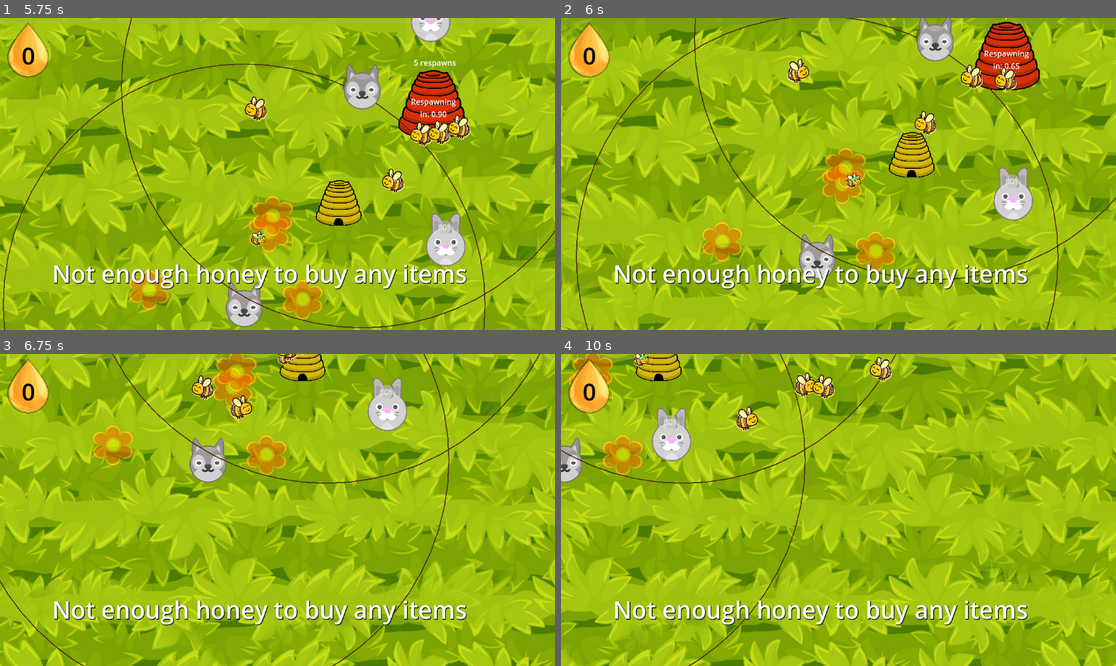
Above: before the commit, frames 1-4 (two rows, left to right).
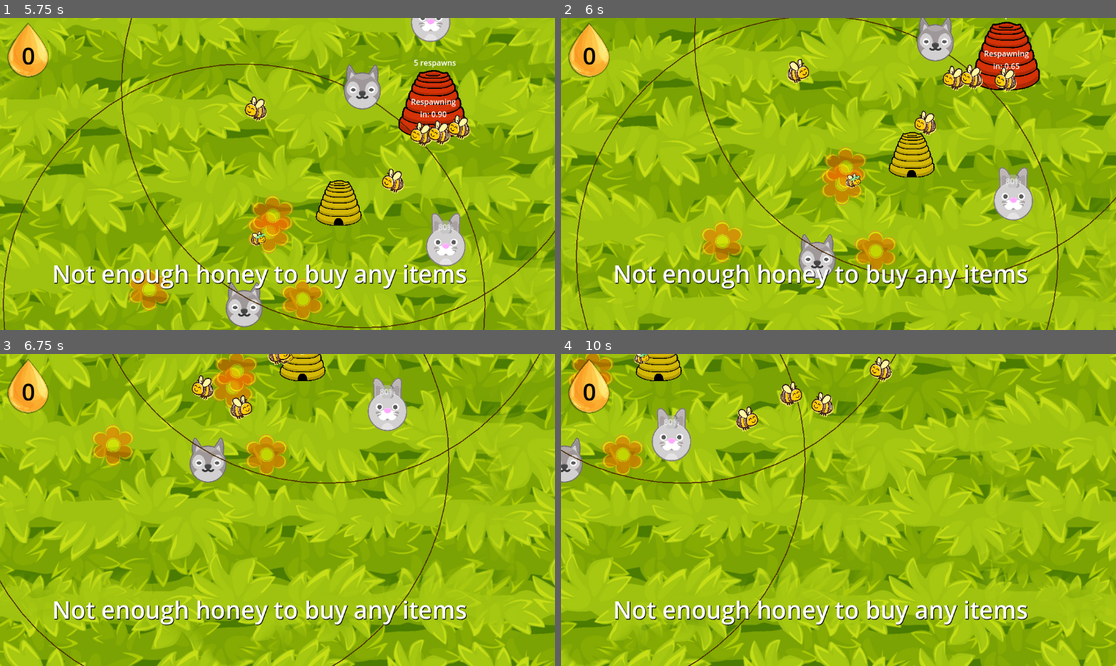
Above: after the commit, the same moments.

Repository: jam53/GMTK-Gamejam-2024
Game: Godot game, scene res://scenes/main_menu.tscn
Two runs of this game, one before a commit and one after it. Both use one fixed random seed, a clock stepped at 60 frames per second and the inputs below.
Inputs (mouse positions are in pixels of both pictures, inside the frame that each line leads up to):
- Up to frame 1 (5.75 s): click "Play" at 0.5 s; move the mouse to (255, 308) at 1.27 s; press the mouse at (255, 308) at 1.28 s; hold D (right) 1.28-2.03 s; move the mouse to (199, 89) at 2.02 s; release the mouse at (199, 89) at 2.03 s; hold S (down) 2.03-2.78 s; tap E (disable_follow) at 2.1, 4.35 s; click (199, 89) at 2.17 s; move the mouse to (244, 61) at 2.77 s; hold D (right) 2.78-3.53 s; tap M (toggle_camera_cursor_movement) at 2.85, 5.1 s; click (244, 61) at 2.92 s; move the mouse to (249, 236) at 3.52 s; hold W (up) 3.53-4.28 s; click (249, 236) at 3.6 s; move the mouse to (444, 220) at 4.27 s; hold A (left) from 4.28 s (still down); move the mouse to (111, 127) at 5.02 s
- Up to frame 2 (6 s): move the mouse to (866, 174) at 5.77 s; release A (left) at 5.78 s; press the mouse at (866, 174) at 5.78 s; hold S (down) from 5.78 s (still down)
- Up to frame 3 (6.75 s): move the mouse to (194, 432) at 6.52 s; release S (down) at 6.53 s; release the mouse at (194, 432) at 6.53 s; hold D (right) from 6.53 s (still down); tap E (disable_follow) at 6.6 s
- Up to frame 4 (10 s): move the mouse to (960, 494) at 7.27 s; release D (right) at 7.28 s; hold W (up) 7.28-8.03 s; tap M (toggle_camera_cursor_movement) at 7.35, 9.6 s; move the mouse to (788, 388) at 8.02 s; hold D (right) 8.03-8.78 s; click (788, 388) at 8.1 s; move the mouse to (894, 441) at 8.77 s; hold S (down) 8.78-9.53 s; tap E (disable_follow) at 8.85 s; move the mouse to (810, 572) at 9.52 s; hold A (left) from 9.53 s (still down)

Frame 1 is identical in both runs. In frame 2, 0.2% of the frame differs, in the area x 68-75%, y 15-24%; in frame 3, 0.1%; in frame 4, 0.9%, in the area x 13-50%, y 0-21%.

Commit message:
bee die sound 🎵💀

Diff:
--- a/scenes/attacker.tscn
+++ b/scenes/attacker.tscn
@@ -7,6 +7,7 @@
 [ext_resource type="PackedScene" uid="uid://jaiykhugbens" path="res://scenes/components/attack_component.tscn" id="4_wg17l"]
 [ext_resource type="PackedScene" uid="uid://bg8sij5iv4h0j" path="res://scenes/components/health_component.tscn" id="5_rxqik"]
 [ext_resource type="PackedScene" uid="uid://tb08j7g6ttxh" path="res://scenes/components/hitbox_component.tscn" id="6_q3247"]
+[ext_resource type="AudioStream" uid="uid://cvvj1assyhfnm" path="res://assets/sounds/692084__gamer500__death-sound-pixel.wav" id="8_bmaol"]
 
 [sub_resource type="CircleShape2D" id="CircleShape2D_2kadw"]
 radius = 215.502
@@ -68,4 +69,8 @@
 visible = false
 shape = SubResource("CircleShape2D_c3flu")
 
+[node name="AudioStreamPlayer" type="AudioStreamPlayer" parent="."]
+stream = ExtResource("8_bmaol")
+pitch_scale = 5.0
+
 [connection signal="died" from="BoidsComponent/HealthComponent" to="." method="_on_health_component_died"]
--- a/scripts/attacker.gd
+++ b/scripts/attacker.gd
@@ -6,6 +6,7 @@
 @onready var health_component = $BoidsComponent/HealthComponent
 @onready var attack_component = $BoidsComponent/AttackComponent
 
+@onready var musicplayer = $AudioStreamPlayer
 
 var hive : AttackHive
 
@@ -51,4 +52,7 @@
 func _on_health_component_died():
 	if hive != null:
 		hive.bee_died()
-	self.queue_free()
+	if musicplayer:
+		musicplayer.play()
+	await get_tree().create_timer(0.1).timeout
+	queue_free()
Not shown: 1 places in scenes/attacker.tscn that only renumber resources
